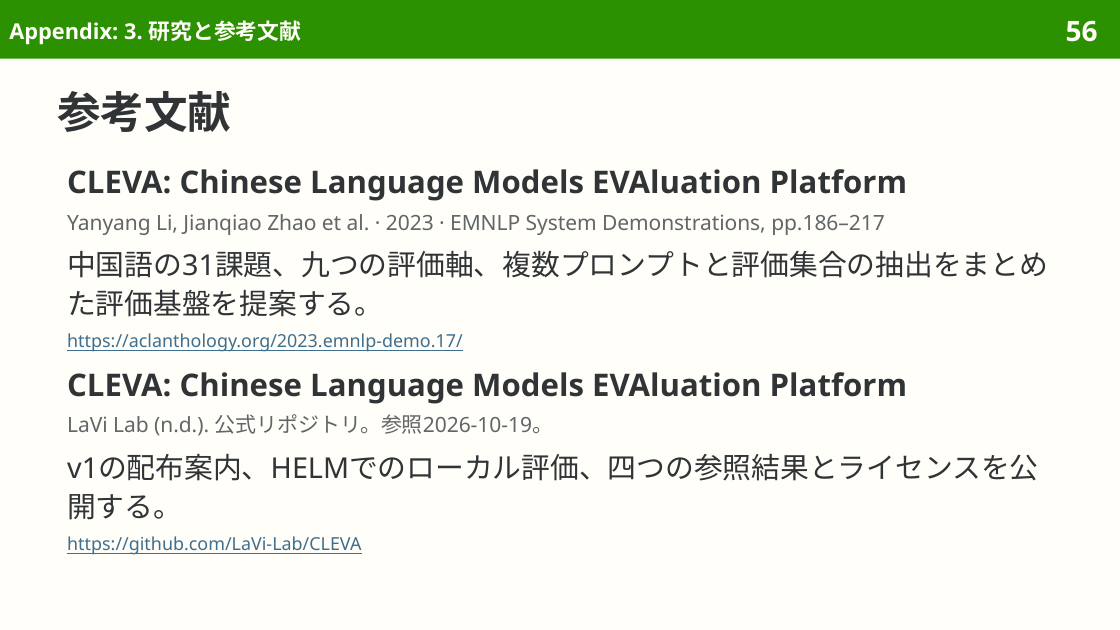
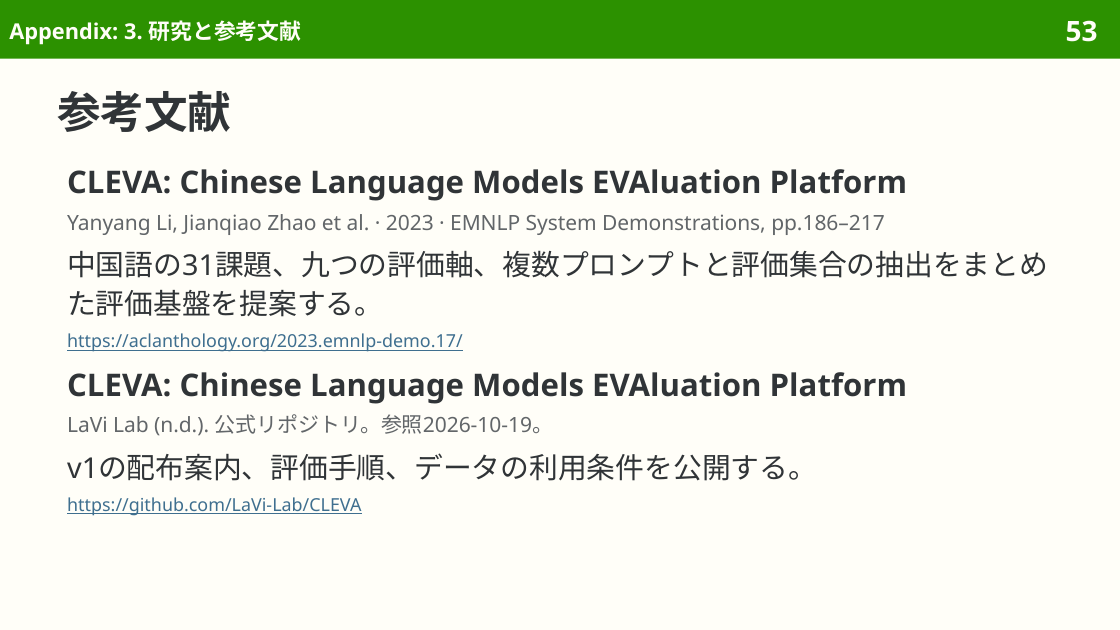
Before and after one commit to sasakiy84/datasets-in-10-minutes, a slide deck: slide 53 of slides/datasets-in-10-minutes-cleva.pptx (slide 56 before the commit). Drawn at 1120x630 pixels with LibreOffice and Linux fonts; fonts in the diff are those of the drawing. Boxes give left, top, right and bottom in pixels: in the first picture for what was removed or moved away, otherwise in the second. Text is boxed around its words. In the diff, an @@ line names an element or a change of style, - is before the commit and + after.

```diff
--- a/slides/datasets-in-10-minutes-cleva.pptx
+++ b/slides/datasets-in-10-minutes-cleva.pptx
@@ page number at (1066,20,1098,42): text changed @@
-56
+53
@@ text at (67,453,817,481): text changed @@
-v1の配布案内、HELMでのローカル評価、四つの参照結果とライセンスを公開する。
+v1の配布案内、評価手順、データの利用条件を公開する。
```
Also in this commit, not shown: 6 other slides changed, 4 slides removed, 58 other files.
